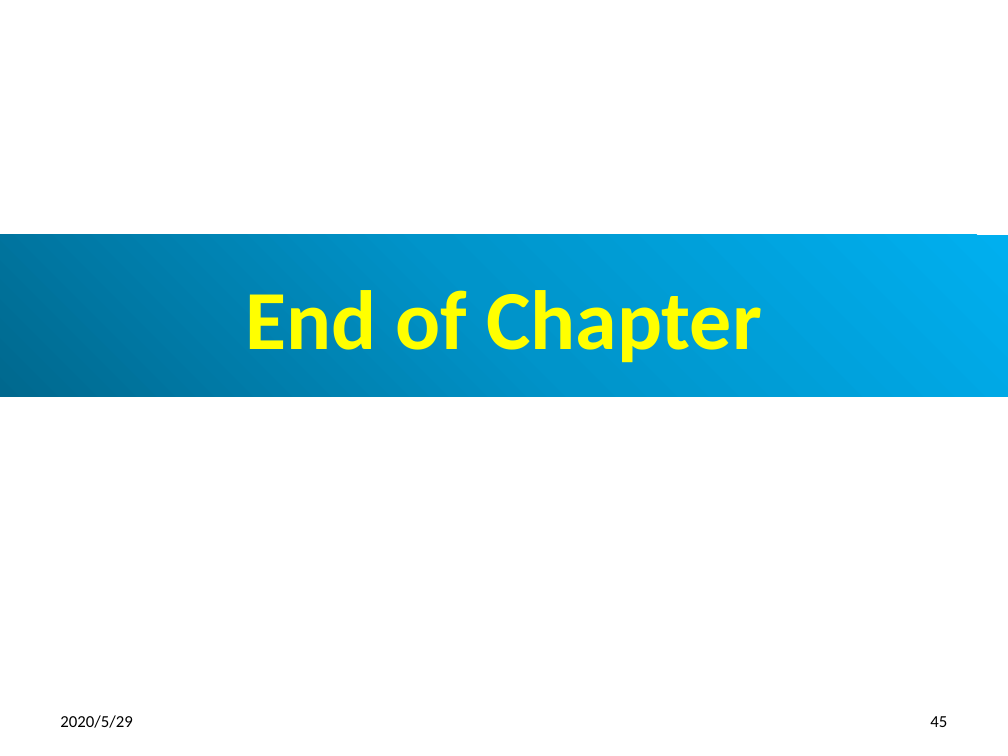
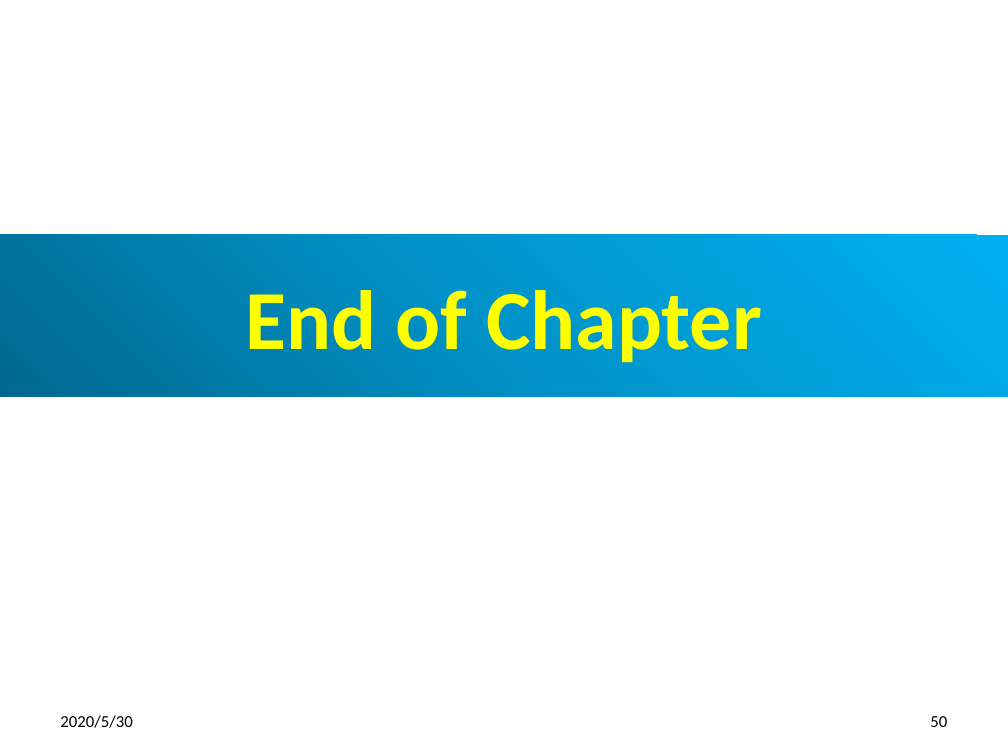
Before and after one commit to peterhchen/900_PyTorch, a slide deck: slide 50 of 18_DeepCNN.pptx (slide 45 before the commit). Drawn at 1008x756 pixels with LibreOffice and Linux fonts; fonts in the diff are those of the drawing. Boxes give left, top, right and bottom in pixels: in the first picture for what was removed or moved away, otherwise in the second. Text is boxed around its words. In the diff, an @@ line names an element or a change of style, - is before the commit and + after.

```diff
--- a/18_DeepCNN.pptx
+++ b/18_DeepCNN.pptx
@@ text at bbox=[60, 715, 132, 728]: text changed @@
-2020/5/29
+2020/5/30
@@ page number at bbox=[930, 716, 947, 727]: text changed @@
-45
+50
```
Also in this commit, not shown: 44 other slides changed, 5 slides added, 9 other files.
